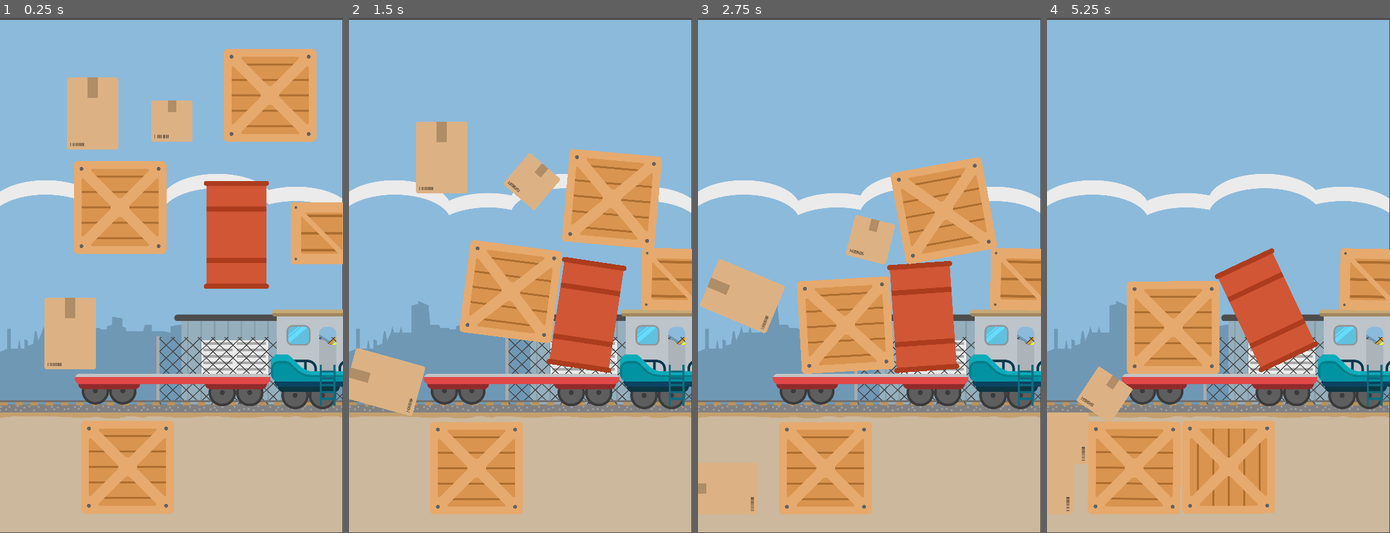
Above: before the commit, frames 1-4 (left to right).
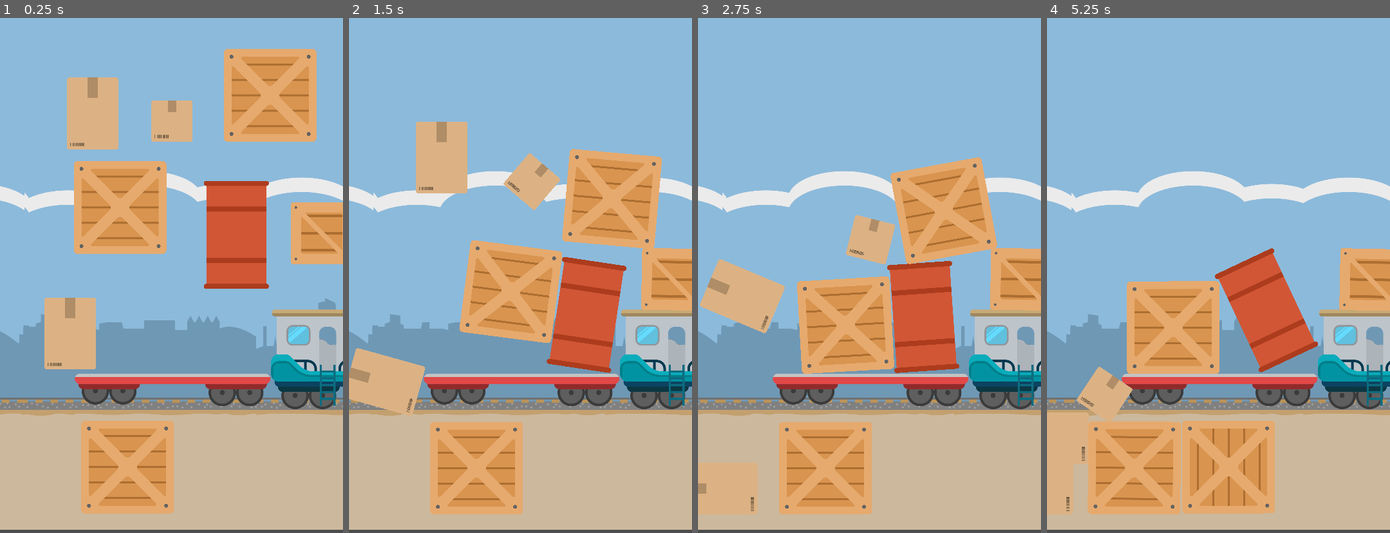
Above: after the commit, the same moments.

Repository: bonsaipropaganda/train-game
Game: Godot game, scene res://scenes/main.tscn
Two runs of this game, one before a commit and one after it. Both use one fixed random seed, a clock stepped at 60 frames per second and the inputs below.
Inputs (mouse positions are in pixels of both pictures, inside the frame that each line leads up to):
- Up to frame 1 (0.25 s): no input
- Up to frame 2 (1.5 s): move the mouse to (469, 234) at 0.52 s; press the mouse at (469, 234) at 0.53 s; move the mouse to (585, 316) at 1.27 s; release the mouse at (585, 316) at 1.28 s; click (585, 316) at 1.35 s
- Up to frame 3 (2.75 s): move the mouse to (869, 239) at 2.02 s; press the mouse at (869, 239) at 2.03 s
- Up to frame 4 (5.25 s): move the mouse to (1088, 296) at 2.77 s; release the mouse at (1088, 296) at 2.78 s; click (1088, 296) at 2.85 s; move the mouse to (1297, 208) at 3.52 s; press the mouse at (1297, 208) at 3.53 s; move the mouse to (1173, 466) at 4.27 s; release the mouse at (1173, 466) at 4.28 s; click (1173, 466) at 4.35 s; move the mouse to (1369, 280) at 5.02 s; press the mouse at (1369, 280) at 5.03 s

The runs differ from the first frame. In frame 1, 9.4% of the frame differs, in the area x 0-100%, y 0-100%; in frame 2, 7.2%; in frame 3, 7.5%; in frame 4, 9.1%.

Commit message:
fixed backgroujd

Diff:
--- /dev/null
+++ b/scenes/background.tscn
@@ -0,0 +1,20 @@
+[gd_scene load_steps=2 format=3 uid="uid://8dooflhday5k"]
+
+[ext_resource type="Texture2D" uid="uid://crf2i0xflfehy" path="res://art/Background/BackgroundNoFence.png" id="1_jnwbb"]
+
+[node name="Background" type="Node2D"]
+
+[node name="Background" type="Sprite2D" parent="."]
+position = Vector2(147.5, 480.5)
+scale = Vector2(0.389634, 0.373047)
+texture = ExtResource("1_jnwbb")
+
+[node name="BackgroundNoFence" type="Sprite2D" parent="."]
+position = Vector2(757.999, 480.5)
+scale = Vector2(0.389634, 0.373047)
+texture = ExtResource("1_jnwbb")
+
+[node name="BackgroundNoFence2" type="Sprite2D" parent="."]
+position = Vector2(-312.5, 480.5)
+scale = Vector2(0.389634, 0.373047)
+texture = ExtResource("1_jnwbb")
--- a/scenes/game_scene.tscn
+++ b/scenes/game_scene.tscn
@@ -1,6 +1,5 @@
 [gd_scene load_steps=10 format=3 uid="uid://6mefnskswu1p"]
 
-[ext_resource type="Texture2D" uid="uid://cmf0r5hefdna" path="res://art/Background/Background.png" id="1_giw0q"]
 [ext_resource type="PackedScene" uid="uid://byvdqqfcsxwip" path="res://scenes/train.tscn" id="2_jndsp"]
 [ext_resource type="PackedScene" uid="uid://bb3cu507wseap" path="res://scenes/train_bed.tscn" id="3_182li"]
 [ext_resource type="PackedScene" uid="uid://38q3c8lxx2ea" path="res://scenes/invisble_barrier.tscn" id="5_7tujy"]
@@ -9,13 +8,12 @@
 [ext_resource type="PackedScene" uid="uid://cw7e3nb2c0g3d" path="res://scenes/cargo/cardboard_small.tscn" id="7_yk7vb"]
 [ext_resource type="PackedScene" uid="uid://dr2o0shesy2hd" path="res://scenes/cargo/cardboard_tall.tscn" id="8_0i5gc"]
 [ext_resource type="PackedScene" uid="uid://bifpdbipt7rbs" path="res://scenes/cargo/crate_small.tscn" id="9_ae7kk"]
+[ext_resource type="PackedScene" uid="uid://8dooflhday5k" path="res://scenes/background.tscn" id="9_rblfa"]
 
 [node name="game_scene" type="Node2D"]
 
-[node name="Background" type="Sprite2D" parent="."]
-position = Vector2(319.5, 481.5)
-scale = Vector2(0.389634, 0.373047)
-texture = ExtResource("1_giw0q")
+[node name="Background" parent="." instance=ExtResource("9_rblfa")]
+position = Vector2(39, -4)
 
 [node name="Train" parent="." instance=ExtResource("2_jndsp")]
 position = Vector2(701, 626)
